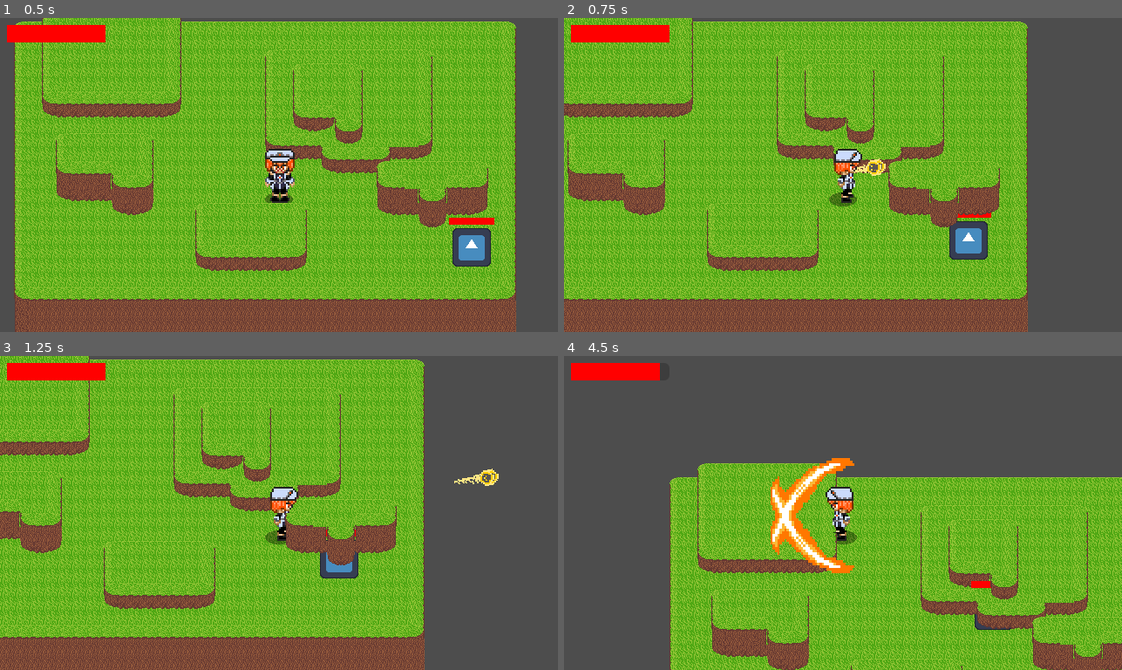
Above: before the commit, frames 1-4 (two rows, left to right).
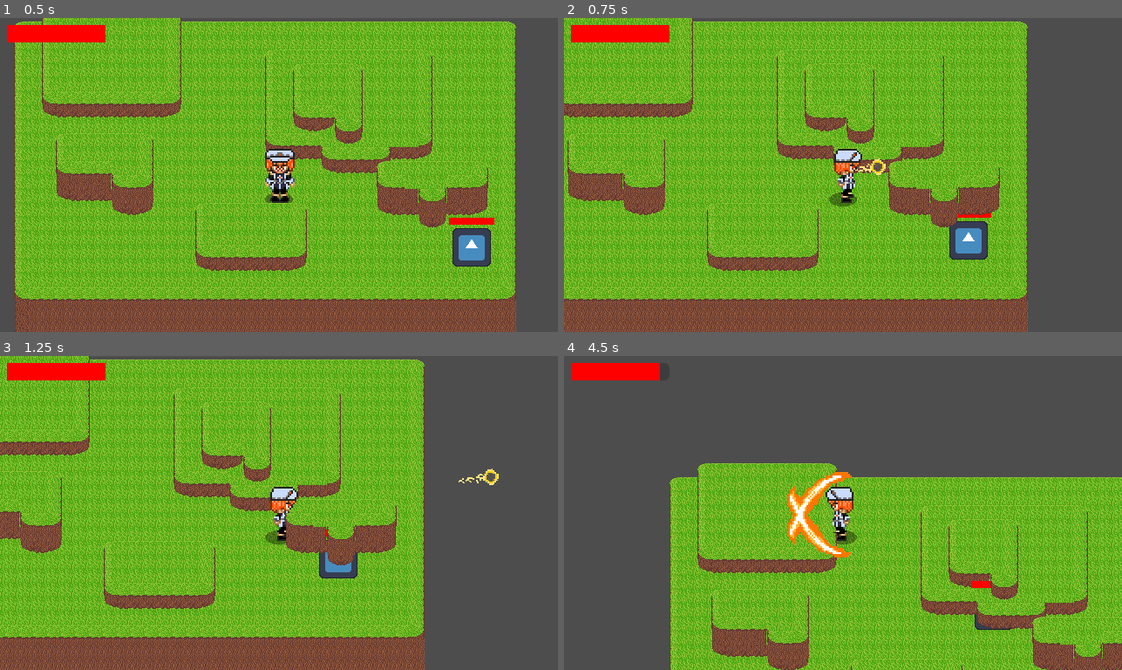
Above: after the commit, the same moments.

Repository: NiroJr/TheHerosFall
Game: Godot game, scene res://Scenes/Levels/level_01.tscn
The game is run twice, just before and just after one commit, with the same random seed, the same clock (stepped at 60 frames per second) and the same inputs. This scene is started directly instead of the project's main scene. The engine's default icon, where the game draws it, is replaced by a stand-in: a white triangle on a blue panel in a dark square.
Inputs (mouse positions are in pixels of both pictures, inside the frame that each line leads up to):
- Up to frame 1 (0.5 s): no input
- Up to frame 2 (0.75 s): move the mouse to (965, 159) at 0.52 s; hold D (Right) from 0.53 s (still down); click (965, 159) at 0.6 s
- Up to frame 3 (1.25 s): keep holding D (Right); tap Space (Jump) at 0.77 s; tap X (sword_swing) at 0.8 s
- Up to frame 4 (4.5 s): move the mouse to (731, 528) at 1.27 s; release D (Right) at 1.28 s; hold S (Down) 1.28-2.03 s; tap X (sword_swing) at 1.35, 2.3, 2.85, 3.8, 4.35 s; tap Space (Jump) at 1.52, 3.02, 3.77 s; click (731, 528) at 1.55 s; move the mouse to (898, 443) at 2.02 s; hold D (Right) 2.03-2.78 s; click (898, 443) at 2.1 s; move the mouse to (815, 575) at 2.77 s; hold W (Up) 2.78-3.53 s; click (815, 575) at 3.05 s; move the mouse to (1010, 560) at 3.52 s; hold A (Left) from 3.53 s (still down); click (1010, 560) at 3.6 s; move the mouse to (675, 465) at 4.27 s

Frame 1 is identical in both runs. In frame 2, less than 0.1% of the frame differs, in the area x 51-57%, y 45-51%; in frame 3, 0.2%; in frame 4, 2.6%, in the area x 37-53%, y 32-70%.

Commit message:
Turret updated+ initial attack dash

Diff:
--- a/Scenes/basic_enemy.tscn
+++ b/Scenes/basic_enemy.tscn
@@ -33,8 +33,8 @@
 show_percentage = false
 
 [node name="HitBox" type="Area2D" parent="." unique_id=131301359]
-collision_layer = 12
-collision_mask = 12
+collision_layer = 4
+collision_mask = 13
 
 [node name="CollisionShape2D" type="CollisionShape2D" parent="HitBox" unique_id=637691548]
 shape = SubResource("RectangleShape2D_it0lf")
--- a/Scenes/main.tscn
+++ b/Scenes/main.tscn
@@ -3,7 +3,7 @@
 [ext_resource type="PackedScene" uid="uid://couagsdjv4j23" path="res://Scenes/ground.tscn" id="1_bo1nx"]
 [ext_resource type="PackedScene" uid="uid://ixg8ghykh70r" path="res://Scenes/player.tscn" id="1_jjgbg"]
 [ext_resource type="PackedScene" uid="uid://bwmfdn52i4svu" path="res://Scenes/basic_enemy.tscn" id="3_8gbba"]
-[ext_resource type="PackedScene" uid="uid://bm4o0xwai1isc" path="res://Scenes/turret_enemy.tscn" id="4_jjvhh"]
+[ext_resource type="PackedScene" uid="uid://bm4o0xwai1isc" path="res://Scenes/turret_enemy.tscn" id="4_21xkr"]
 [ext_resource type="Script" uid="uid://c1ouhp60rfwy" path="res://Scripts/level_exit.gd" id="4_jjvhh"]
 [ext_resource type="PackedScene" uid="uid://dbo51ckeahp7d" path="res://Scenes/pause_menu.tscn" id="5_kry3j"]
 
@@ -22,9 +22,9 @@
 [node name="basicEnemy" parent="." unique_id=42976722 instance=ExtResource("3_8gbba")]
 position = Vector2(412, 153)
 
-[node name="TurretEnemy" parent="." unique_id=320407485 instance=ExtResource("4_jjvhh")]
-position = Vector2(567, 279)
-scale = Vector2(0.5, 0.5)
+[node name="TurretEnemy2" parent="." unique_id=320407485 instance=ExtResource("4_21xkr")]
+position = Vector2(164, 145)
+
 [node name="LevelExit" type="Area2D" parent="." unique_id=1553636488]
 position = Vector2(560, 300)
 collision_layer = 0
--- a/Scenes/player.tscn
+++ b/Scenes/player.tscn
@@ -85,7 +85,7 @@
 "duration": 1.0,
 "texture": ExtResource("9_olqyp")
 }, {
-"duration": 1.0,
+"duration": 1.5,
 "texture": ExtResource("10_wpjfl")
 }, {
 "duration": 1.0,
@@ -111,7 +111,7 @@
 "duration": 1.0,
 "texture": ExtResource("9_olqyp")
 }, {
-"duration": 1.0,
+"duration": 1.5,
 "texture": ExtResource("10_wpjfl")
 }, {
 "duration": 1.0,
@@ -137,10 +137,10 @@
 "duration": 1.0,
 "texture": ExtResource("16_y6uwr")
 }, {
-"duration": 1.0,
+"duration": 1.5,
 "texture": ExtResource("17_83xs0")
 }, {
-"duration": 1.0,
+"duration": 1.5,
 "texture": ExtResource("18_ypfnu")
 }, {
 "duration": 1.0,
@@ -155,7 +155,7 @@
 bg_color = Color(1, 0, 0, 1)
 
 [node name="Player" type="CharacterBody2D" unique_id=481447577]
-collision_mask = 6
+collision_mask = 2
 motion_mode = 1
 script = ExtResource("1_onrkg")
 c1_a = 39.2
@@ -166,8 +166,7 @@
 script = ExtResource("20_l6n3p")
 
 [node name="HitBox" type="Area2D" parent="." unique_id=1825929533 groups=["PlayerHitBox"]]
-collision_layer = 4
-collision_mask = 4
+collision_mask = 12
 
 [node name="CollisionShape2D" type="CollisionShape2D" parent="HitBox" unique_id=565094471]
 position = Vector2(0, 0.9375)
@@ -185,10 +184,9 @@
 [node name="SwordSwing" type="Node2D" parent="." unique_id=794402511]
 z_index = 10
 z_as_relative = false
-scale = Vector2(2, 2)
+scale = Vector2(1.5, 1.5)
 
 [node name="Combo1" type="Area2D" parent="SwordSwing" unique_id=1024733563 groups=["Combo1"]]
-visible = false
 collision_layer = 8
 collision_mask = 4
 
@@ -198,10 +196,9 @@
 shape = SubResource("CircleShape2D_fkwtr")
 
 [node name="SwordAnimation" type="AnimatedSprite2D" parent="SwordSwing/Combo1" unique_id=1568799830]
-rotation = 0.68416905
 scale = Vector2(1.4921261, 1.344719)
 sprite_frames = SubResource("SpriteFrames_i5tie")
-animation = &"Combo2"
+animation = &"Combo1"
 offset = Vector2(3, -8)
 
 [node name="Combo2" type="Area2D" parent="SwordSwing" unique_id=162041491 groups=["Combo2"]]
--- a/Scenes/projectile.tscn
+++ b/Scenes/projectile.tscn
@@ -13,8 +13,6 @@
 [ext_resource type="Texture2D" uid="uid://ctrr3fex3odrf" path="res://Assets/MCSprites/diskSprites/diskDiagnoal4.png" id="11_b66ev"]
 [ext_resource type="Texture2D" uid="uid://btwfa57yw7ugh" path="res://Assets/MCSprites/diskSprites/diskDiagnoal5.png" id="12_f4pur"]
 [ext_resource type="Texture2D" uid="uid://cg8nubhbo4fxo" path="res://Assets/MCSprites/diskSprites/diskDiagnoal6.png" id="13_ex1cl"]
-
-[sub_resource type="CircleShape2D" id="CircleShape2D_pqcdl"]
 
 [sub_resource type="SpriteFrames" id="SpriteFrames_m7t8w"]
 animations = [{
@@ -65,13 +63,12 @@
 "speed": 5.0
 }]
 
+[sub_resource type="CircleShape2D" id="CircleShape2D_pqcdl"]
+
 [node name="Projectile" type="CharacterBody2D" unique_id=445020188]
 collision_layer = 8
 collision_mask = 6
 script = ExtResource("1_f8cdk")
-
-[node name="CollisionShape2D" type="CollisionShape2D" parent="." unique_id=687197672]
-shape = SubResource("CircleShape2D_pqcdl")
 
 [node name="AnimatedSprite2D" type="AnimatedSprite2D" parent="." unique_id=693153417]
 scale = Vector2(2, 2)
@@ -83,4 +80,14 @@
 wait_time = 3.0
 autostart = true
 
+[node name="CollisionShape2D" type="CollisionShape2D" parent="." unique_id=251493798]
+shape = SubResource("CircleShape2D_pqcdl")
+
+[node name="Area2D" type="Area2D" parent="." unique_id=587561607]
+collision_mask = 5
+
+[node name="CollisionShape2D" type="CollisionShape2D" parent="Area2D" unique_id=687197672]
+shape = SubResource("CircleShape2D_pqcdl")
+
 [connection signal="timeout" from="Life" to="." method="_on_life_timeout"]
+[connection signal="area_entered" from="Area2D" to="." method="_on_area_2d_area_entered"]
--- a/Scenes/turret_enemy.tscn
+++ b/Scenes/turret_enemy.tscn
@@ -21,6 +21,7 @@
 radius = 118.6086
 
 [node name="TurretEnemy" type="CharacterBody2D" unique_id=320407485]
+scale = Vector2(0.35, 0.35)
 collision_layer = 4
 collision_mask = 9
 script = ExtResource("1_et2mp")
@@ -33,15 +34,18 @@
 shape = SubResource("RectangleShape2D_i5tie")
 
 [node name="PlayerDetection" type="Area2D" parent="." unique_id=462406931]
+scale = Vector2(0.7, 0.7)
 collision_layer = 16
 
 [node name="CollisionShape2D" type="CollisionShape2D" parent="PlayerDetection" unique_id=668590451]
 scale = Vector2(3.5, 3.5)
 shape = SubResource("CircleShape2D_vikc2")
 
-[node name="RayCast2D" type="RayCast2D" parent="PlayerDetection" unique_id=1269816521]
+[node name="RayCast2D" type="RayCast2D" parent="PlayerDetection" unique_id=1269816521 groups=["Enemy"]]
 target_position = Vector2(415, 0)
-collision_mask = 3
+collision_mask = 7
+collide_with_areas = true
+collide_with_bodies = false
 
 [node name="Fire" type="Timer" parent="." unique_id=2014376432]
 
--- a/Scripts/basic_enemy.gd
+++ b/Scripts/basic_enemy.gd
@@ -12,6 +12,7 @@
 
 func _ready():
 	player = get_tree().get_first_node_in_group("player")
+	add_to_group("Enemy")
 	health_bar.value = MAX_HEALTH
 
 
--- a/Scripts/player.gd
+++ b/Scripts/player.gd
@@ -13,6 +13,10 @@
 var combo_step := 0;
 var is_swinging := false;
 var buffered_swing := false;
+var attack_dash_dist := 40
+var attack_dash_dur := 0.2
+var dash_timer := 0.0
+var dash_dir = Vector2(0,0)
 
 var health := 100
 @onready var health_bar : ProgressBar = $HUD/HealthBar
@@ -94,7 +98,9 @@
 	else:
 		$PlayerSprite.stop()
 		$PlayerSprite.frame = 0;
-
+	if dash_timer > 0.0:
+		velocity = dash_dir * (attack_dash_dist / attack_dash_dur)
+		dash_timer -= _delta
 	move_with_elevation(_delta)
 
 	if Input.is_action_just_pressed("Shoot"):
@@ -123,6 +129,8 @@
 				$SwordSwing/Combo3.visible = false
 				$SwordSwing/Combo1/CollisionShape2D.set_deferred("disabled", false)
 				$SwordSwing/Combo1/SwordAnimation.play("Combo1")
+				dash_dir = Vector2.RIGHT.rotated(facing_angle)
+				dash_timer = attack_dash_dur
 				await $SwordSwing/Combo1/SwordAnimation.animation_finished
 				$SwordSwing/Combo1/CollisionShape2D.set_deferred("disabled", true)
 				$SwordSwing/Combo1/SwordAnimation.rotation = deg_to_rad(c1_a)
@@ -161,9 +169,6 @@
 			break
 	is_swinging = false;
 	enemies_hit.clear()
-func _input(event):
-	if event is InputEventMouseButton and event.pressed and event.button_index == MOUSE_BUTTON_LEFT:
-		shoot()
 
 func _on_combo_timeout() -> void:
 	if(!is_swinging):
--- a/Scripts/projectile.gd
+++ b/Scripts/projectile.gd
@@ -1,7 +1,7 @@
 extends CharacterBody2D
 
 @export var speed = 500
-
+var enemy_projectile := false
 var dir : float
 var spawnPos : Vector2
 var spawnRot : float
@@ -20,5 +20,17 @@
 		dir = velocity.bounce(collision.get_normal()).angle()
 		global_rotation = dir + PI
 
+
+
+
 func _on_life_timeout() -> void:
 	queue_free()
+
+
+func _on_area_2d_area_entered(area: Area2D) -> void:
+	if enemy_projectile:
+		if area.is_in_group("PlayerHitBox"):
+			area.get_parent().take_damage(1)
+			queue_free()
+		elif(area.get_parent().is_in_group("Enemy")):
+			queue_free()
--- a/Scripts/turret_enemy.gd
+++ b/Scripts/turret_enemy.gd
@@ -1,13 +1,13 @@
 extends CharacterBody2D
 @onready var projectile = load("res://Scenes/projectile.tscn")
 @onready var main = get_tree().current_scene
-var player : CharacterBody2D = null
+var player : Area2D = null
 var line_of_sight := false
 var can_shoot := true
 
 func _ready() -> void:
-	$PlayerDetection.body_entered.connect(detected)
-	$PlayerDetection.body_exited.connect(_outOfRange)
+	$PlayerDetection.area_entered.connect(detected)
+	$PlayerDetection.area_exited.connect(_outOfRange)
 	$PlayerDetection/RayCast2D.add_exception(self)
 
 func _physics_process(delta: float) -> void:
@@ -16,17 +16,17 @@
 	else:
 		line_of_sight = false
 
-func detected(body: Node2D) -> void:
-	if(body.is_in_group("player")):
+func detected(body: Area2D) -> void:
+	if(body.is_in_group("PlayerHitBox")):
 		player = body
 
-func _outOfRange(body: Node2D) -> void:
+func _outOfRange(body: Area2D) -> void:
 	if(body == player):
 		player = null
 		line_of_sight = false
 
 func check_sight_line() -> void:
-	$PlayerDetection/RayCast2D.target_position = $PlayerDetection/RayCast2D.to_local(Vector2(player.global_position[0], player.global_position[1]+22.5))
+	$PlayerDetection/RayCast2D.target_position = $PlayerDetection/RayCast2D.to_local(player.global_position)
 	$PlayerDetection/RayCast2D.force_raycast_update()
 	if($PlayerDetection/RayCast2D.is_colliding() && $PlayerDetection/RayCast2D.get_collider() == player):
 		line_of_sight = true
@@ -42,7 +42,9 @@
 	instance.dir = angle
 	instance.spawnPos = global_position
 	instance.spawnRot = angle
-	instance.set_collision_mask_value(1, true)
+	instance.enemy_projectile = true
+	instance.speed = 200
+	instance.modulate = Color(1.0,0.3,0.3)
 	instance.set_collision_mask_value(3, false)
 	main.add_child.call_deferred(instance)
 	$Fire.start()
--- a/project.godot
+++ b/project.godot
@@ -23,6 +23,10 @@
 window/stretch/mode="canvas_items"
 window/stretch/aspect="expand"
 mouse_cursor/custom_image="uid://c8hbd1q3tnkuy"
+
+[global_group]
+
+Enemy=""
 
 [input]
 
